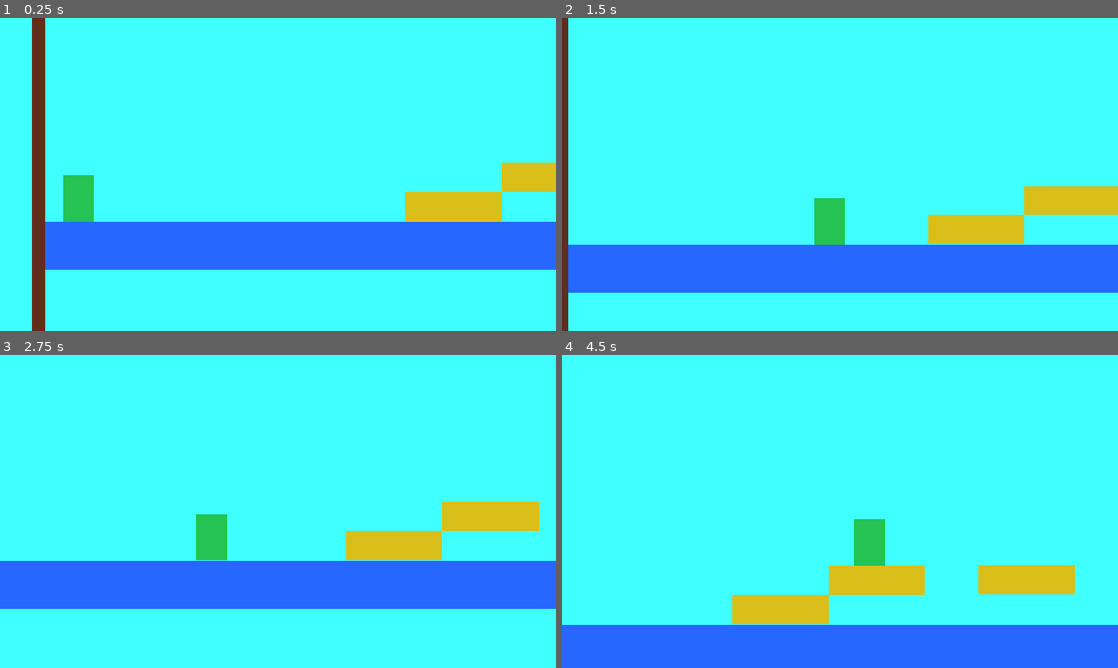
Above: before the commit, frames 1-4 (two rows, left to right).
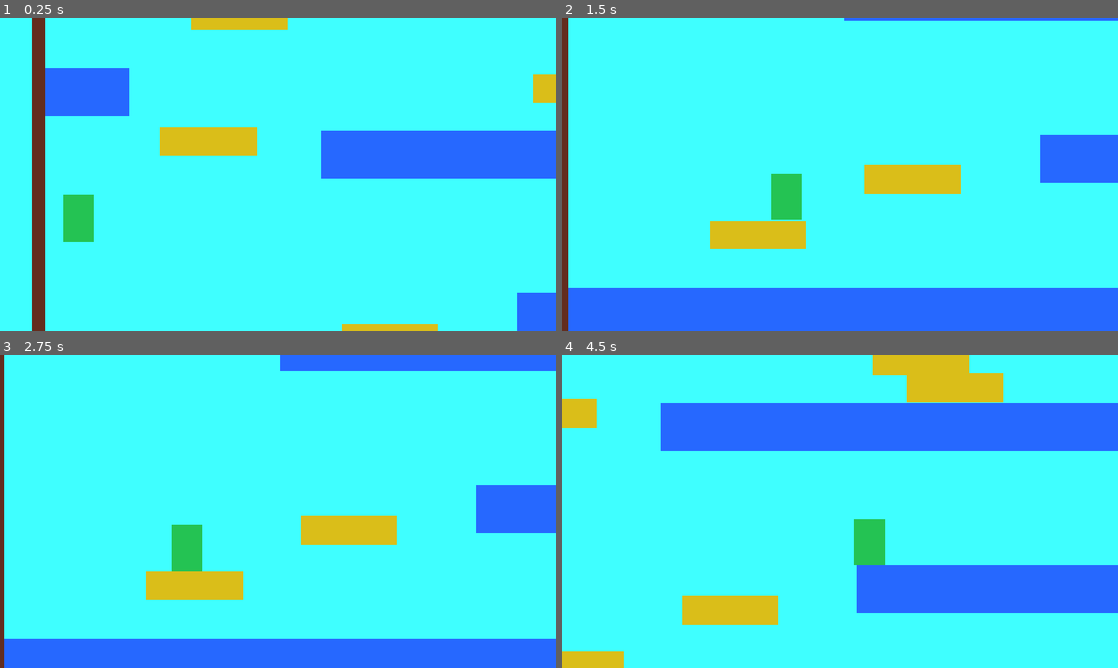
Above: after the commit, the same moments.

Repository: Niarb144/blocky
Game: Godot game, scene res://Scenes/level.tscn
Two runs of this game, one before a commit and one after it. Both use one fixed random seed, a clock stepped at 60 frames per second and the inputs below.
Inputs:
- Up to frame 1 (0.25 s): no input
- Up to frame 2 (1.5 s): hold Right (move_right) from 0.53 s (still down); tap Up (jump) at 0.77 s
- Up to frame 3 (2.75 s): tap Up (jump) at 1.52 s; release Right (move_right) at 2.03 s; hold Left (move_left) from 2.03 s (still down)
- Up to frame 4 (4.5 s): release Left (move_left) at 2.78 s; hold Right (move_right) 2.78-4.28 s; tap Up (jump) at 3.02, 3.77 s; hold Left (move_left) from 4.28 s (still down)

The runs differ from the first frame. In frame 1, 29% of the frame differs, in the area x 8-100%, y 0-100%; in frame 2, 36%; in frame 3, 34%; in frame 4, 39%, in the area x 0-100%, y 0-100%.

Commit message:
03-add level platforms

Diff:
--- a/Scenes/background.tscn
+++ b/Scenes/background.tscn
@@ -1,8 +1,9 @@
 [gd_scene format=3 uid="uid://dt7pujdi2irk4"]
 
 [node name="Background" type="ColorRect" unique_id=1289484301]
-offset_left = -88.0
-offset_top = -39.0
-offset_right = 1266.0
-offset_bottom = 721.0
+offset_left = -183.0
+offset_top = -329.0
+offset_right = 1171.0
+offset_bottom = 431.0
+scale = Vector2(1.1490228, 1.6800001)
 color = Color(0.24705882, 1, 1, 1)
--- a/Scenes/level.tscn
+++ b/Scenes/level.tscn
@@ -11,18 +11,54 @@
 [node name="Background" parent="." unique_id=1289484301 instance=ExtResource("1_81xng")]
 
 [node name="Ground" parent="." unique_id=837453774 instance=ExtResource("2_81xng")]
+position = Vector2(-13, 594)
+
+[node name="Ground2" parent="." unique_id=1069309759 instance=ExtResource("2_81xng")]
+position = Vector2(495, 435)
+scale = Vector2(2.7999985, 1)
+
+[node name="Ground3" parent="." unique_id=589605189 instance=ExtResource("2_81xng")]
+position = Vector2(292, 267)
+scale = Vector2(2.7999985, 1)
+
+[node name="Ground4" parent="." unique_id=1980780421 instance=ExtResource("2_81xng")]
+position = Vector2(-3, 202)
+scale = Vector2(0.47999883, 1)
+
+[node name="Ground5" parent="." unique_id=1732725388 instance=ExtResource("2_81xng")]
+position = Vector2(467, 79)
+scale = Vector2(3.4399989, 1)
 
 [node name="Player" parent="." unique_id=378940393 instance=ExtResource("3_wqkje")]
 position = Vector2(24, 294)
 
 [node name="Platform" parent="." unique_id=2054615474 instance=ExtResource("3_6phgx")]
-position = Vector2(379, 315)
+position = Vector2(153, 524)
 
 [node name="Platform2" parent="." unique_id=1392887470 instance=ExtResource("3_6phgx")]
-position = Vector2(479, 285)
+position = Vector2(313, 467)
 
 [node name="Platform3" parent="." unique_id=823623348 instance=ExtResource("3_6phgx")]
-position = Vector2(634, 284)
+position = Vector2(1047, 370)
+
+[node name="Platform4" parent="." unique_id=1039124830 instance=ExtResource("3_6phgx")]
+position = Vector2(939, 312)
+scale = Vector2(0.56, 1)
+
+[node name="Platform5" parent="." unique_id=125678767 instance=ExtResource("3_6phgx")]
+position = Vector2(546, 236)
+
+[node name="Platform6" parent="." unique_id=327443614 instance=ExtResource("3_6phgx")]
+position = Vector2(511, 208)
+
+[node name="Platform7" parent="." unique_id=1287699083 instance=ExtResource("3_6phgx")]
+position = Vector2(125, 263)
+
+[node name="Platform8" parent="." unique_id=1920163513 instance=ExtResource("3_6phgx")]
+position = Vector2(157, 133)
+
+[node name="Platform9" parent="." unique_id=96324418 instance=ExtResource("3_6phgx")]
+position = Vector2(314, 89)
 
 [node name="wall" parent="." unique_id=908506835 instance=ExtResource("5_wqkje")]
 position = Vector2(-14, 0)
--- a/Scenes/player.tscn
+++ b/Scenes/player.tscn
@@ -20,7 +20,7 @@
 [node name="Camera2D" type="Camera2D" parent="." unique_id=433449934]
 zoom = Vector2(2, 2)
 limit_left = 0
-limit_top = 0
+limit_top = -100
 limit_right = 1152
 limit_bottom = 660
 limit_smoothed = true
